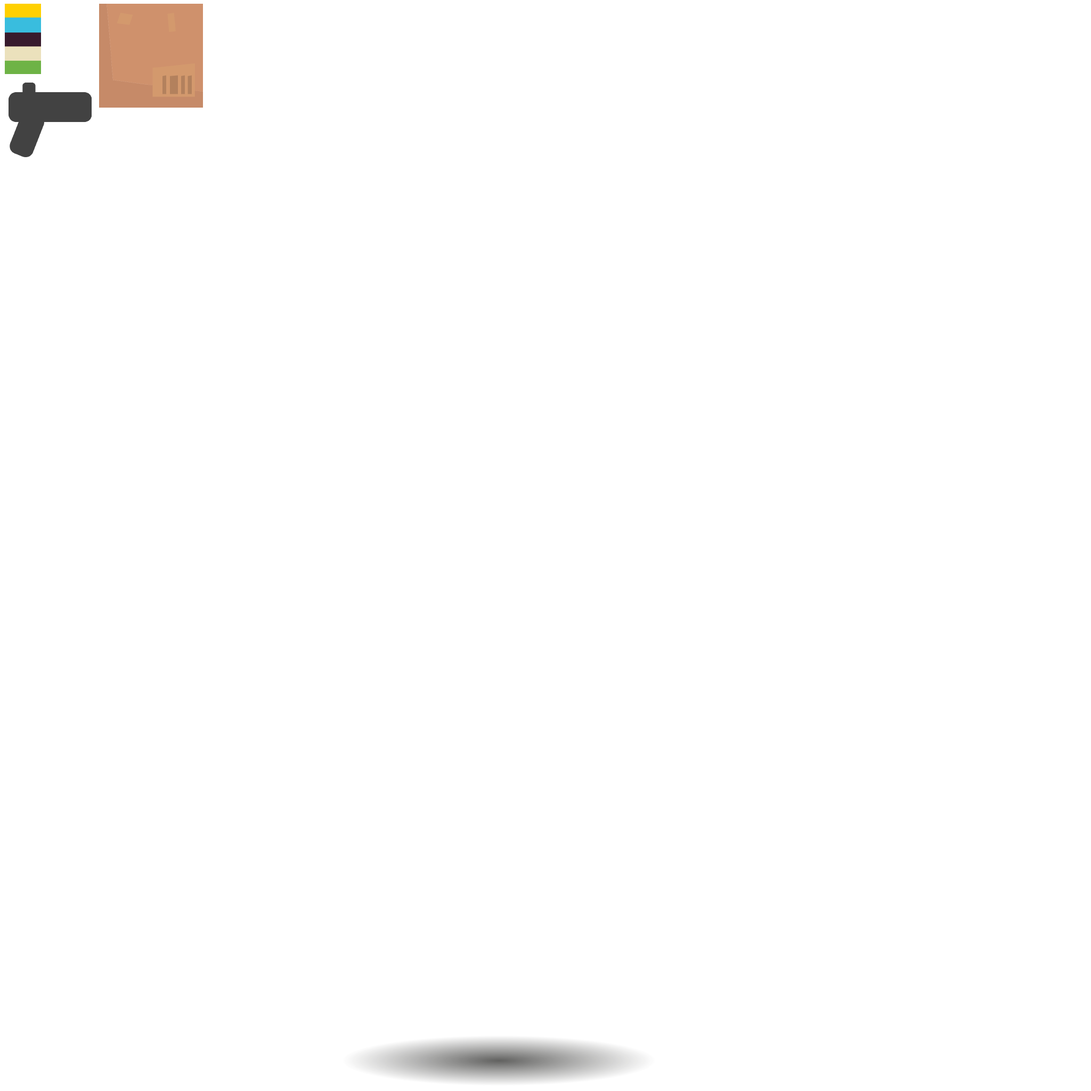
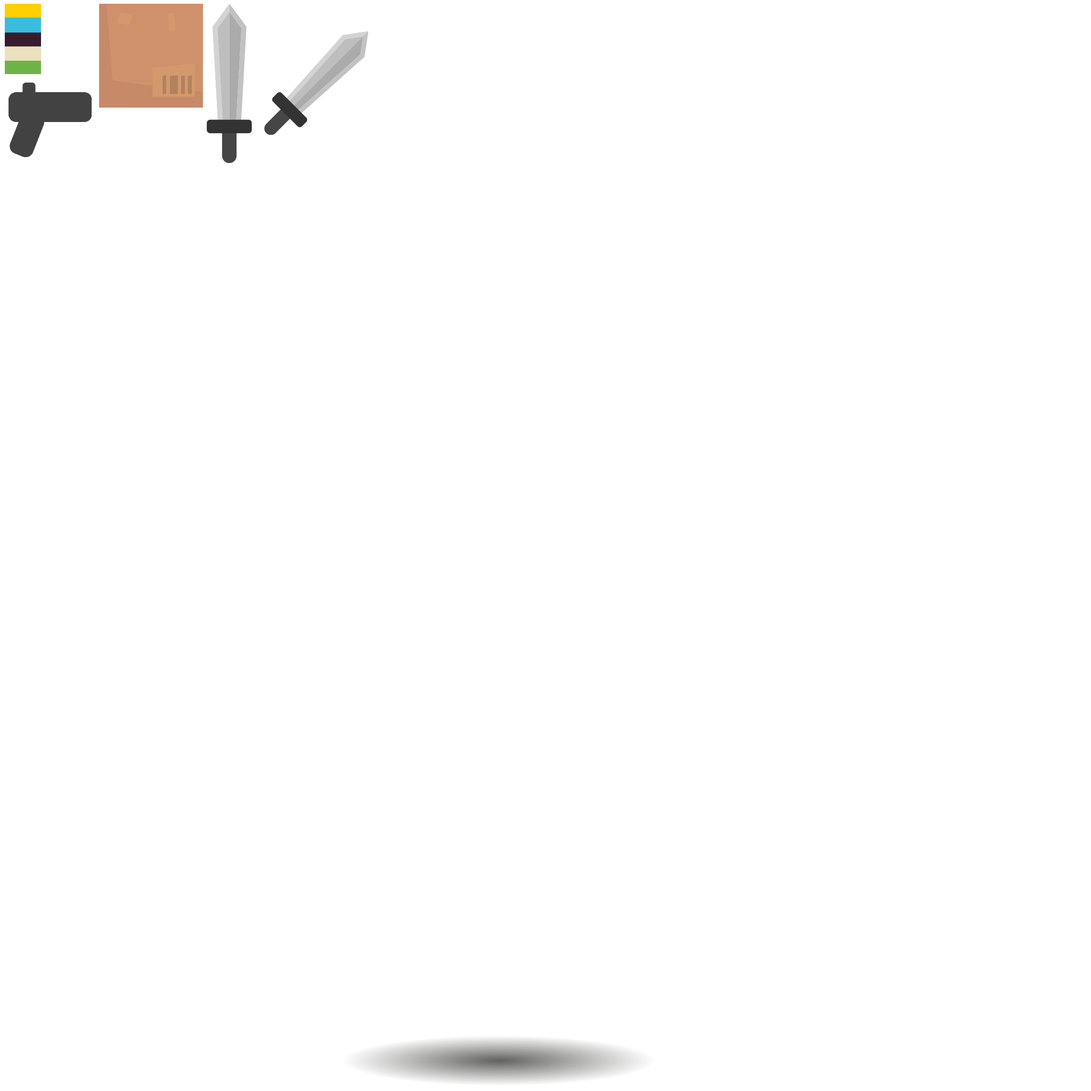
Layered file, before and after one edit (1091 x 1091). Changes by layer:
added layer "Векторный смарт-объект" (1st of 2) above "Векторный смарт-объект" over (264, 30, 369, 136)
added layer "Векторный смарт-объект" (2nd of 2) above "Layer 12" over (206, 3, 253, 164)
